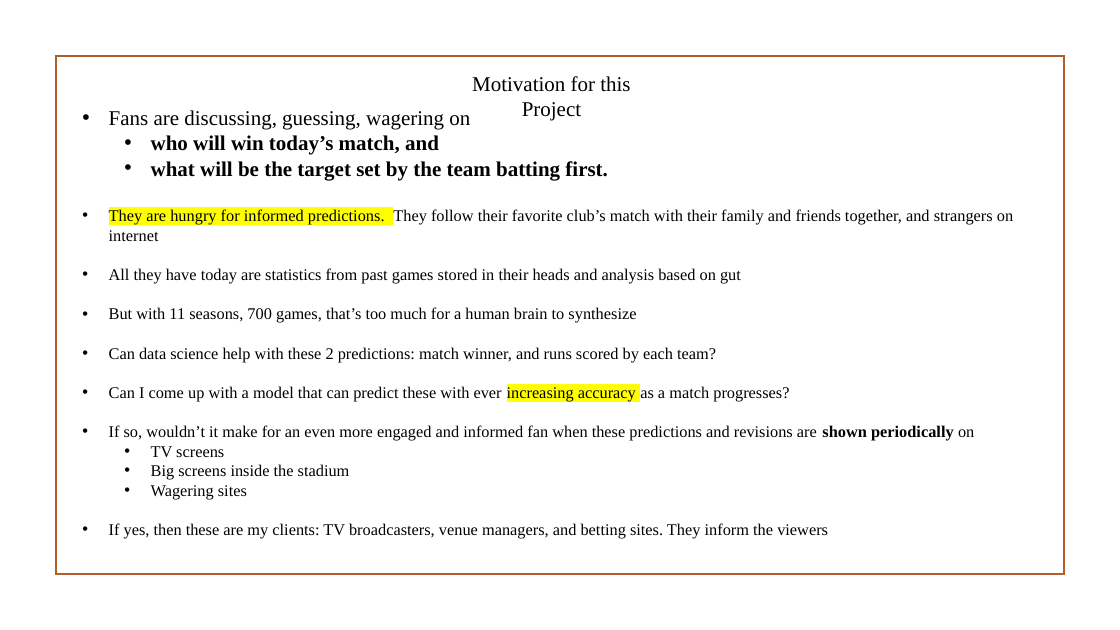
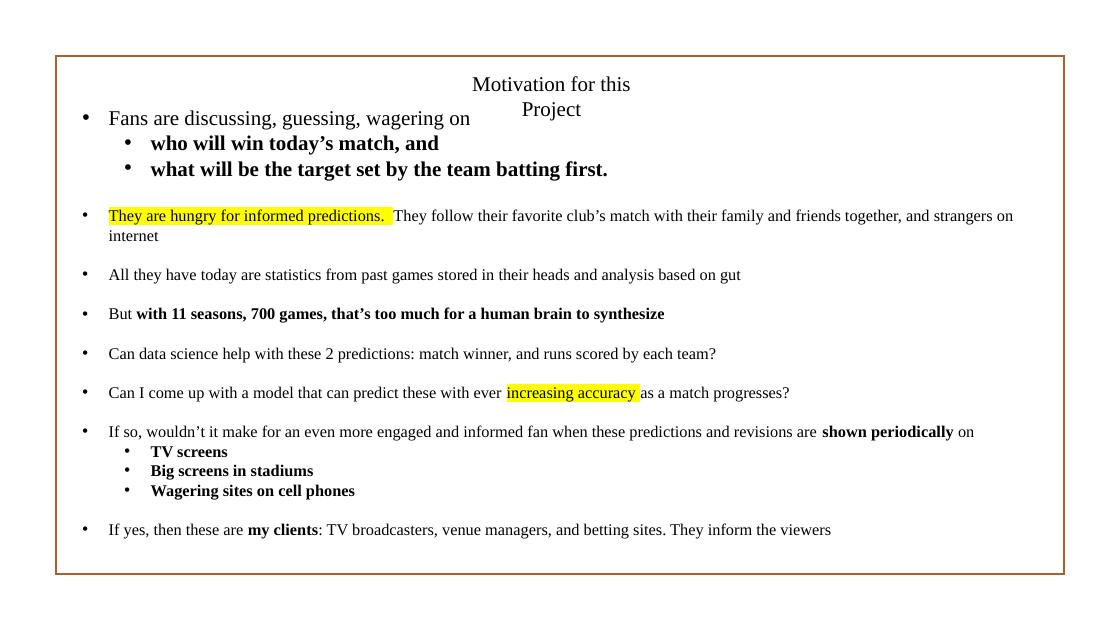
Before and after one commit to asahay001/springboardIntro, a slide deck: slide 3 of CapstoneFinalPresentation_IPLT20CricketPredictions.pptx. Drawn at 1120x630 pixels with LibreOffice and Linux fonts; fonts in the diff are those of the drawing; background and template pictures are left out. Boxes give left, top, right and bottom in pixels: in the first picture for what was removed or moved away, otherwise in the second. Text is boxed around its words. In the diff, an @@ line names an element or a change of style, - is before the commit and + after.

```diff
--- a/CapstoneFinalPresentation_IPLT20CricketPredictions.pptx
+++ b/CapstoneFinalPresentation_IPLT20CricketPredictions.pptx
@@ text at [109, 307, 831, 539]: bold on in "with 11 seasons, 700 games, that’s too ...", "TV screens", "my clients:" @@
@@ text at [151, 464, 355, 500]: text changed; bold on @@
-  • Big screens inside the stadium
-  • Wagering sites
+  • Big screens in stadiums
+  • Wagering sites on cell phones
```
Also in this commit, not shown: 15 other slides changed, 1 slide added, 1 other file.
